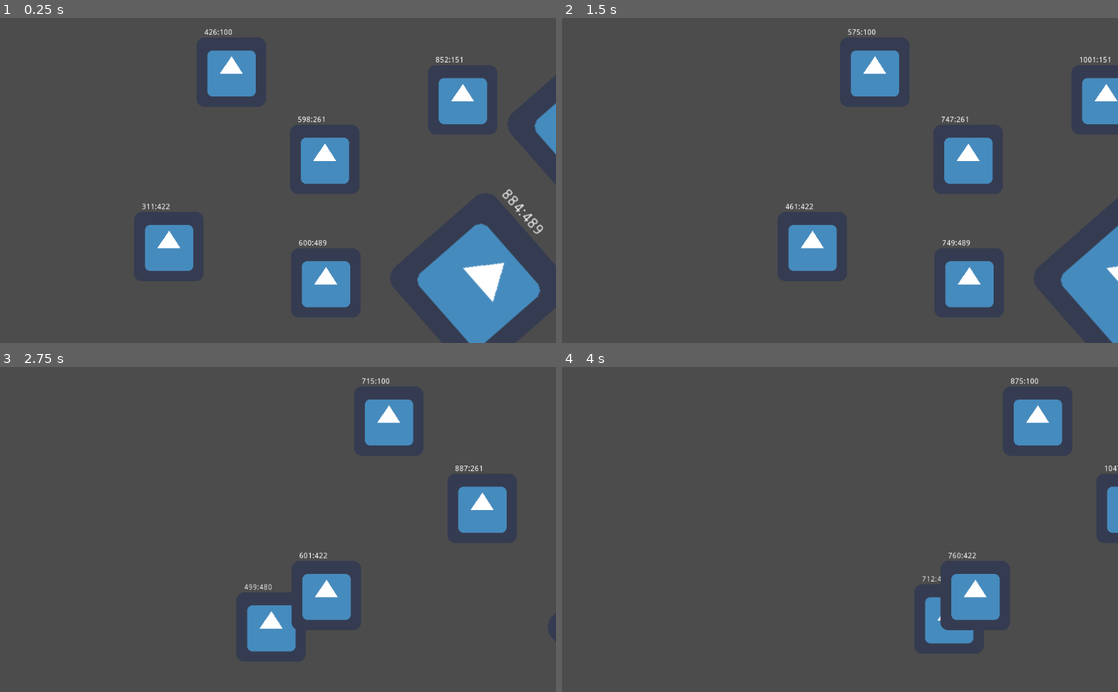
Above: before the commit, frames 1-4 (two rows, left to right).
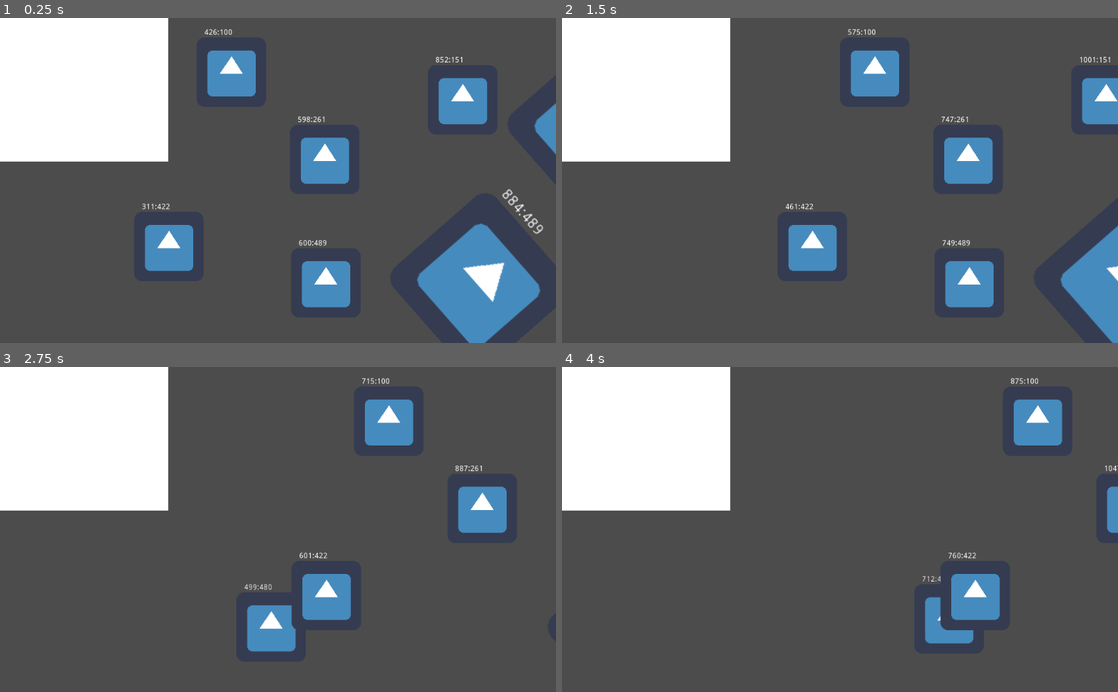
Above: after the commit, the same moments.

Repository: DoubleZZ/coursGit
Game: Godot game, scene res://Main.tscn
The game is run twice, just before and just after one commit, with the same random seed, the same clock (stepped at 60 frames per second) and the same inputs. The engine's default icon, where the game draws it, is replaced by a stand-in: a white triangle on a blue panel in a dark square.
Inputs:
- Up to frame 1 (0.25 s): no input
- Up to frame 2 (1.5 s): tap Enter at 0.5 s; hold Right (ui_right) 0.53-1.28 s
- Up to frame 3 (2.75 s): tap Space at 2 s; hold Right (ui_right) from 2.03 s (still down)
- Up to frame 4 (4 s): release Right (ui_right) at 3.53 s

The runs differ from the first frame. In frame 1, 13% of the frame differs, in the area x 0-31%, y 0-45%; in frame 2, 13%; in frame 3, 13%; in frame 4, 13%.

Commit message:
Background layer changé

Diff:
--- a/Main.tscn
+++ b/Main.tscn
@@ -112,4 +112,20 @@
 autostart = false
 script = ExtResource( 4 )
 
+[node name="ColorRect" type="ColorRect" parent="." index="7"]
+
+anchor_left = 0.0
+anchor_top = 0.0
+anchor_right = 0.0
+anchor_bottom = 0.0
+margin_right = 310.0
+margin_bottom = 265.0
+rect_pivot_offset = Vector2( 0, 0 )
+rect_clip_content = false
+mouse_filter = 0
+mouse_default_cursor_shape = 0
+size_flags_horizontal = 1
+size_flags_vertical = 1
+color = Color( 1, 1, 1, 1 )
+
 [connection signal="timeout" from="Timer" to="AnimationPlayer" method="_on_Timer_timeout"]
